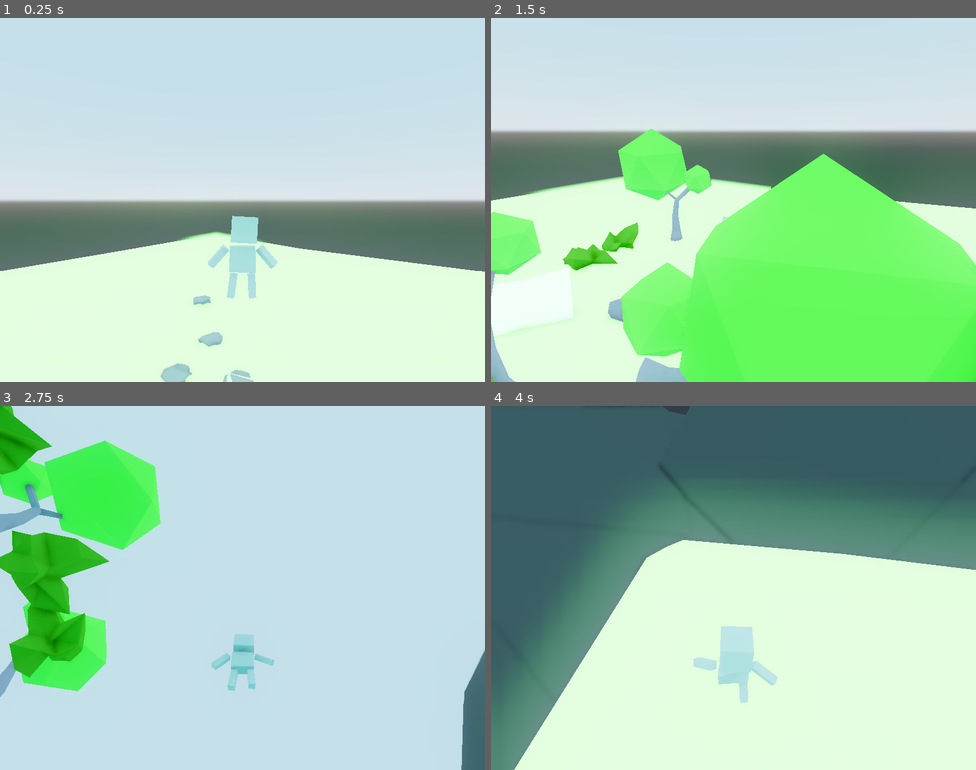
Above: before the commit, frames 1-4 (two rows, left to right).
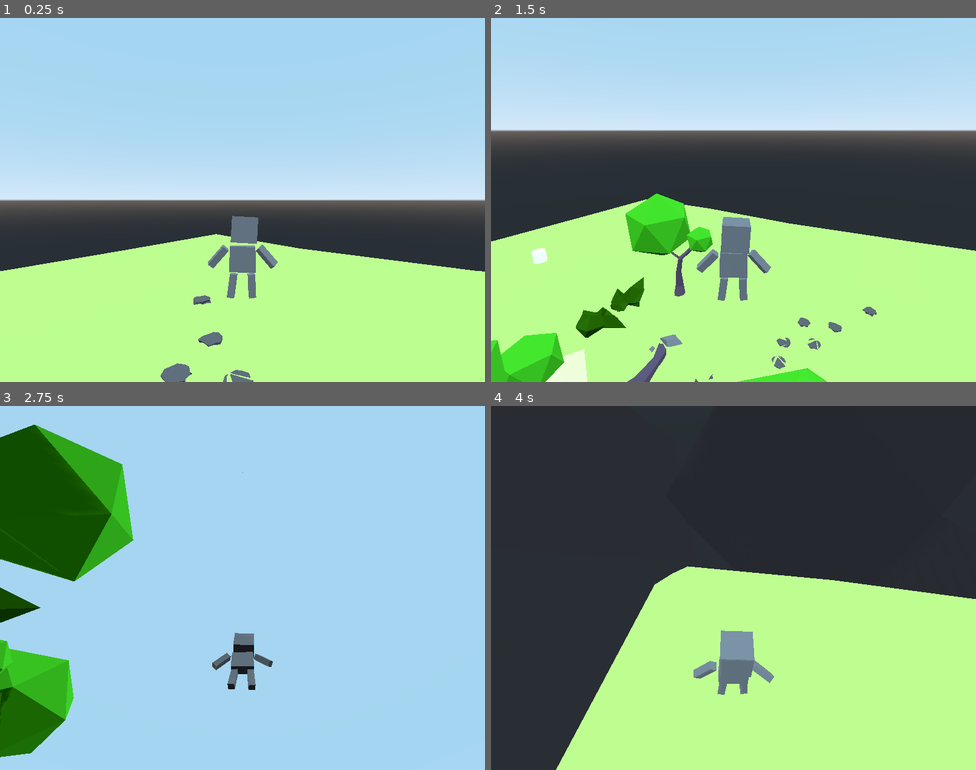
Above: after the commit, the same moments.

Repository: alecray/TestGame1
Game: Godot game, scene res://World.tscn
Two runs of this game, one before a commit and one after it. Both use one fixed random seed, a clock stepped at 60 frames per second and the inputs below.
Inputs (mouse positions are in pixels of both pictures, inside the frame that each line leads up to):
- Up to frame 1 (0.25 s): no input
- Up to frame 2 (1.5 s): move the mouse to (840, 181) at 0.52 s; hold D (move_right) 0.53-1.28 s; tap Space (jump) at 0.6, 0.77, 1.07 s; move the mouse to (636, 218) at 1.27 s; hold S (move_backwards) from 1.28 s (still down); tap W (move_fowards) at 1.35 s
- Up to frame 3 (2.75 s): tap Space (jump) at 1.52, 1.55, 1.82, 2.1 s; move the mouse to (291, 507) at 2.02 s; release S (move_backwards) at 2.03 s; hold D (move_right) from 2.03 s (still down)
- Up to frame 4 (4 s): move the mouse to (709, 660) at 2.77 s; tap W (move_fowards) at 2.85 s; tap Space (jump) at 3.02, 3.05, 3.32, 3.6, 3.77 s; move the mouse to (879, 642) at 3.52 s; release D (move_right) at 3.53 s; hold A (move_left) from 3.53 s (still down)

The runs differ from the first frame. In frame 1, 89% of the frame differs, in the area x 0-100%, y 0-100%; in frame 2, 88%; in frame 3, 100%; in frame 4, 100%.

Commit message:
readme changes

Diff:
--- a/Env1.tscn
+++ b/Env1.tscn
@@ -1,35 +1,11 @@
-[gd_scene load_steps=6 format=2]
+[gd_scene load_steps=4 format=2]
 
 [ext_resource path="res://dae/env1.dae" type="PackedScene" id=1]
 
-[sub_resource type="ConvexPolygonShape" id=4]
+[sub_resource type="ConvexPolygonShape" id=1]
 points = PoolVector3Array( 0.49626, 0.0174977, -0.495315, 0.973991, 0.00973508, -0.504906, 0.980136, 0.00177531, -1.014 …(1983 unchanged characters)…
 
-[sub_resource type="ProceduralSky" id=1]
-
-[sub_resource type="Environment" id=2]
-background_mode = 2
-background_sky = SubResource( 1 )
-ambient_light_color = Color( 0.34902, 0.886275, 0.898039, 1 )
-ambient_light_energy = 2.05
-ambient_light_sky_contribution = 0.46
-tonemap_mode = 2
-tonemap_exposure = 1.06
-tonemap_white = 2.4
-ssao_enabled = true
-ssao_light_affect = 0.2
-ssao_quality = 2
-ssao_blur = 1
-dof_blur_far_enabled = true
-dof_blur_far_distance = 27.8
-dof_blur_far_transition = 3.99
-dof_blur_far_amount = 0.11
-glow_enabled = true
-glow_intensity = 0.45
-glow_strength = 1.13
-glow_bloom = 0.18
-
-[sub_resource type="GIProbeData" id=3]
+[sub_resource type="GIProbeData" id=2]
 bounds = AABB( -45.6816, -24.7436, -51.4312, 91.3632, 49.4872, 102.862 )
 cell_size = 0.803612
 to_cell_xform = Transform( 1.24438, 0, 0, 0, 1.24438, 0, 0, 0, 1.24438, 56.8453, 30.7905, 64 )
@@ -56,9 +32,6 @@
 [node name="Plane002" parent="." index="44"]
 visible = false
 
-[node name="WorldEnvironment" type="WorldEnvironment" parent="." index="47"]
-environment = SubResource( 2 )
-
-[node name="GIProbe" type="GIProbe" parent="." index="48"]
+[node name="GIProbe" type="GIProbe" parent="." index="47"]
 extents = Vector3( 45.6816, 24.7436, 51.4312 )
-data = SubResource( 3 )
+data = SubResource( 2 )
--- /dev/null
+++ b/NPC.gd
@@ -0,0 +1,13 @@
+extends Spatial
+
+# Declare member variables here. Examples:
+# var a = 2
+# var b = "text"
+
+# Called when the node enters the scene tree for the first time.
+func _ready():
+	pass # Replace with function body.
+
+# Called every frame. 'delta' is the elapsed time since the previous frame.
+#func _process(delta):
+#	pass
--- /dev/null
+++ b/NPC.tscn
@@ -0,0 +1,10 @@
+[gd_scene load_steps=2 format=2]
+
+[sub_resource type="CylinderMesh" id=1]
+
+[node name="NPC" type="Spatial"]
+
+[node name="NPC" type="MeshInstance" parent="."]
+transform = Transform( 0.5, 0, 0, 0, 0.5, 0, 0, 0, 0.5, 0, 1.04559, 0 )
+mesh = SubResource( 1 )
+material/0 = null
--- a/Player.gd
+++ b/Player.gd
@@ -10,7 +10,6 @@
 
 const RUN_ANIM = "Run"
 const IDLE_ANIM = "Idle"
-const JUMP_ANIM = "Jump"
 
 onready var cam = $CamBase
 onready var anim = $Graphics/AnimationPlayer
@@ -43,10 +42,11 @@
 	move_vec.y = y_velo
 	move_and_slide(move_vec, Vector3(0, 1, 0))
 
+	# ----------------- JUMPING ---------------------------
 	var grounded = is_on_floor()
 	y_velo -= GRAVITY
 	var just_jumped = false
-	if grounded and Input.is_action_just_pressed(JUMP_ANIM):
+	if grounded and Input.is_action_just_pressed("jump"):
 		just_jumped = true
 		y_velo = JUMP_FORCE
 	if grounded and y_velo <= 0:
@@ -61,6 +61,9 @@
 			play_anim(IDLE_ANIM)
 		else:
 			play_anim(RUN_ANIM)
+	# -----------------------------------------------------
+
+	# ----------------- INTERACT --------------------------
 func play_anim(name):
 	if anim.current_animation == name:
 		return
--- a/World.tscn
+++ b/World.tscn
@@ -1,7 +1,9 @@
-[gd_scene load_steps=3 format=2]
+[gd_scene load_steps=5 format=2]
 
 [ext_resource path="res://Player.tscn" type="PackedScene" id=1]
 [ext_resource path="res://Env1.tscn" type="PackedScene" id=2]
+[ext_resource path="res://NPC.tscn" type="PackedScene" id=3]
+[ext_resource path="res://NPC.gd" type="Script" id=4]
 
 [node name="World" type="Spatial"]
 
@@ -14,3 +16,7 @@
 transform = Transform( -0.784509, 0, -0.620117, 0, 1, 0, 0.620117, 0, -0.784509, 8.72551, 0, 9.39448 )
 
 [node name="Scene Root" parent="." instance=ExtResource( 2 )]
+
+[node name="NPC" parent="." instance=ExtResource( 3 )]
+transform = Transform( 1, 0, 0, 0, 1, 0, 0, 0, 1, 4, 0, -17 )
+script = ExtResource( 4 )
Not shown: 1 places in Env1.tscn that only renumber resources
Not shown, added: media/concept_art/Starting_area.png.import
Not shown, added: media/concept_art/weapons.png.import
Not shown, added: media/concept_art/world_map.png.import
Not shown, changed: README.md
